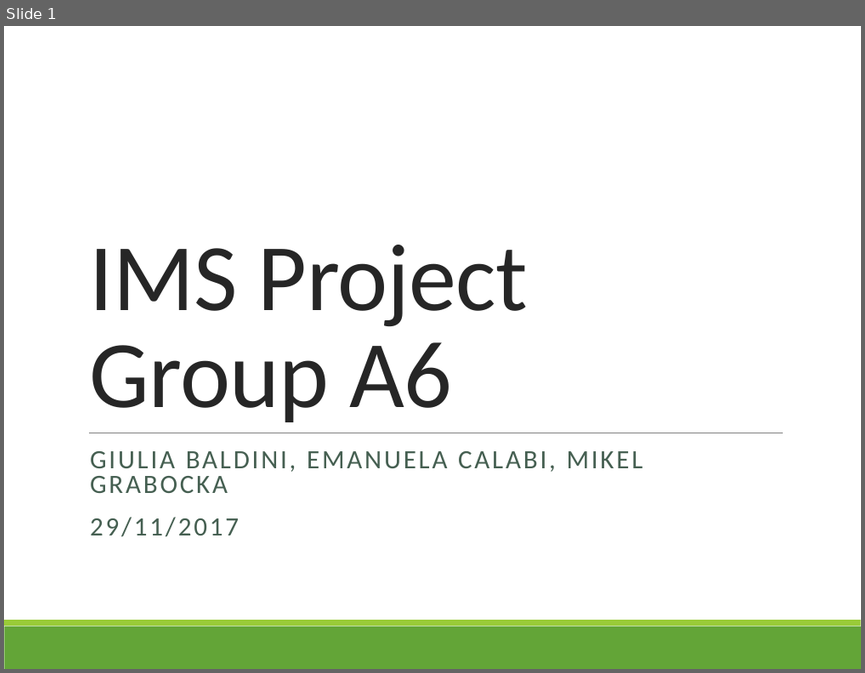
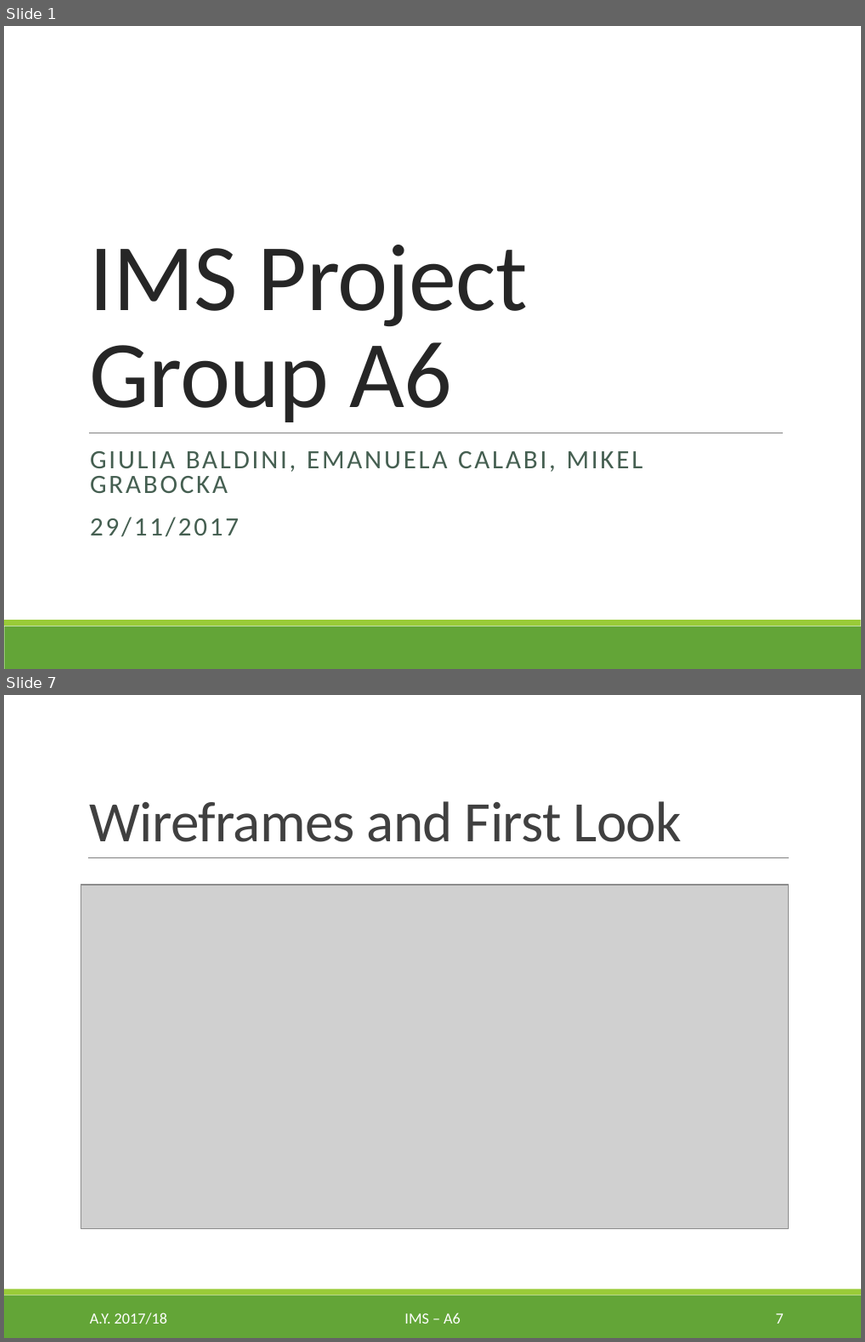
Before and after one commit to egcmi/IMS_project, a slide deck: Presentations/2. Intermediate presentation/IMS_A_6_Intermediate_Presentation.pptx. Shown one above the other, each under a label of ours: slide 1 before the commit, slides 1 and 7 after it; the slides between them are not shown. The pictures are 865x673 and 865x1342 pixels, drawn with LibreOffice and Linux fonts; fonts in the diff are those of the drawing; grey boxes stand for pictures. Boxes give left, top, right and bottom in pixels: in the first picture for what was removed or moved away, otherwise in the second. Text is boxed around its words. In the diff, an @@ line names an element or a change of style, - is before the commit and + after.

```diff
--- a/Presentations/2. Intermediate presentation/IMS_A_6_Intermediate_Presentation.pptx
+++ b/Presentations/2. Intermediate presentation/IMS_A_6_Intermediate_Presentation.pptx
@@ slide 7 added at [4, 695, 861, 1338], background #FFFFFF; not listed: 2 template elements that a slide beside it also shows @@
@@ title added at [90, 801, 682, 842], 48 pt, text #404040 @@
+Wireframes and First Look
@@ line added from (88, 858) to (788, 858), #808080 0.5 pt @@
@@ picture added at [81, 885, 788, 1228] @@
@@ text added at [90, 1312, 167, 1324], 13 pt, text #FFFFFF @@
+A.Y. 2017/18
@@ text added at [404, 1312, 460, 1323], 13 pt, text #FFFFFF @@
+IMS – A6
@@ page number added at [776, 1313, 783, 1323], 13 pt, text #FFFFFF @@
+7
```
Also in this commit, not shown: 5 slides changed, 9 other files.
